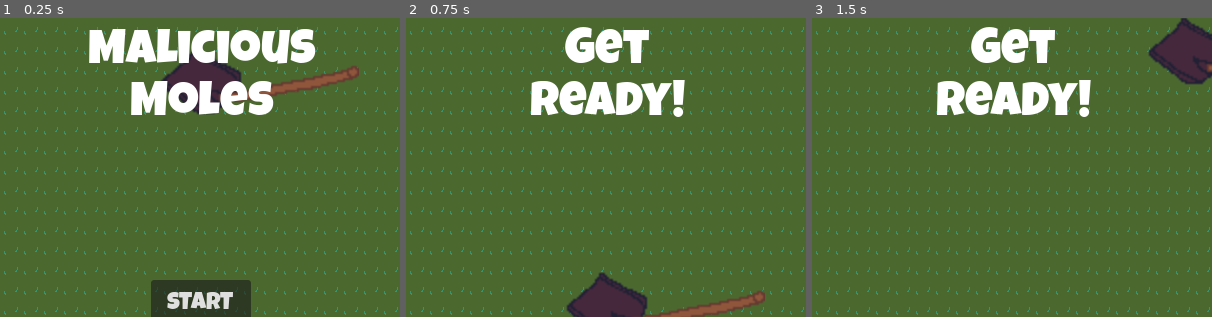
Above: before the commit, frames 1-3 (left to right).
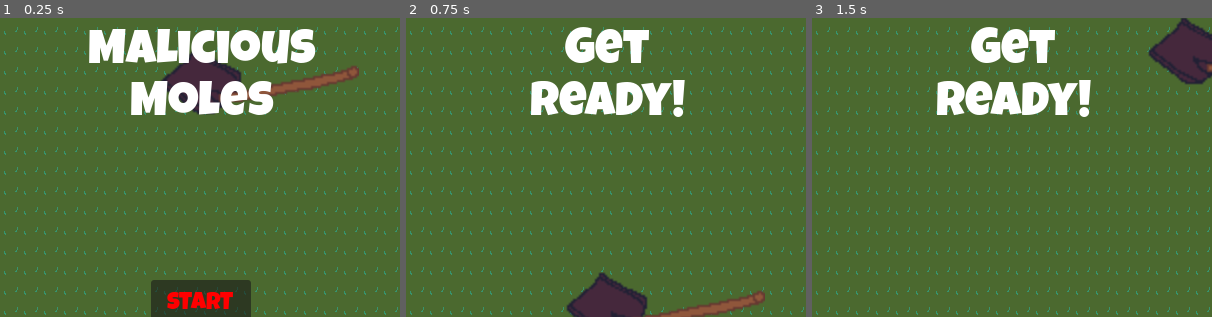
Above: after the commit, the same moments.

Repository: rolika/Mole
Game: Godot game, scene res://main.tscn
The game is run twice, just before and just after one commit, with the same random seed, the same clock (stepped at 60 frames per second) and the same inputs.
Inputs (mouse positions are % of the whole screen's width and height, from its top left):
- Up to frame 1 (0.25 s): no input
- Up to frame 2 (0.75 s): click "START" at 0.5 s
- Up to frame 3 (1.5 s): tap Enter at 1.25 s; move the mouse to (72, 45) at 1.27 s; press the mouse at (72, 45) at 1.28 s
The pictures show only the part of the screen within x 25-75%, y 40-89%; the shares and areas given below are measured in that part.

The runs differ from the first frame. In frame 1, 0.7% of the frame differs, in the area x 41-59%, y 91-98%; in frame 2, nothing differs; in frame 3, nothing differs.

Commit message:
format start button

Diff:
--- a/hud.tscn
+++ b/hud.tscn
@@ -40,6 +40,13 @@
 grow_vertical = 0
 size_flags_horizontal = 4
 size_flags_vertical = 4
+theme_override_colors/font_color = Color(1, 0, 0, 1)
+theme_override_colors/font_hover_color = Color(0.796078, 0, 0, 1)
+theme_override_colors/font_hover_pressed_color = Color(1, 0, 0, 1)
+theme_override_colors/icon_normal_color = Color(0.137255, 0.137255, 0.137255, 1)
+theme_override_colors/icon_pressed_color = Color(0, 0, 0, 1)
+theme_override_colors/icon_hover_color = Color(0.160784, 0.160784, 0.160784, 1)
+theme_override_colors/icon_hover_pressed_color = Color(0, 0, 0, 1)
 theme_override_fonts/font = ExtResource("2_upekl")
 theme_override_font_sizes/font_size = 24
 text = "START"
Not shown, removed: sfx/impactBell_heavy_003.ogg.import
Not shown, removed: sfx/impactBell_heavy_003.ogg
